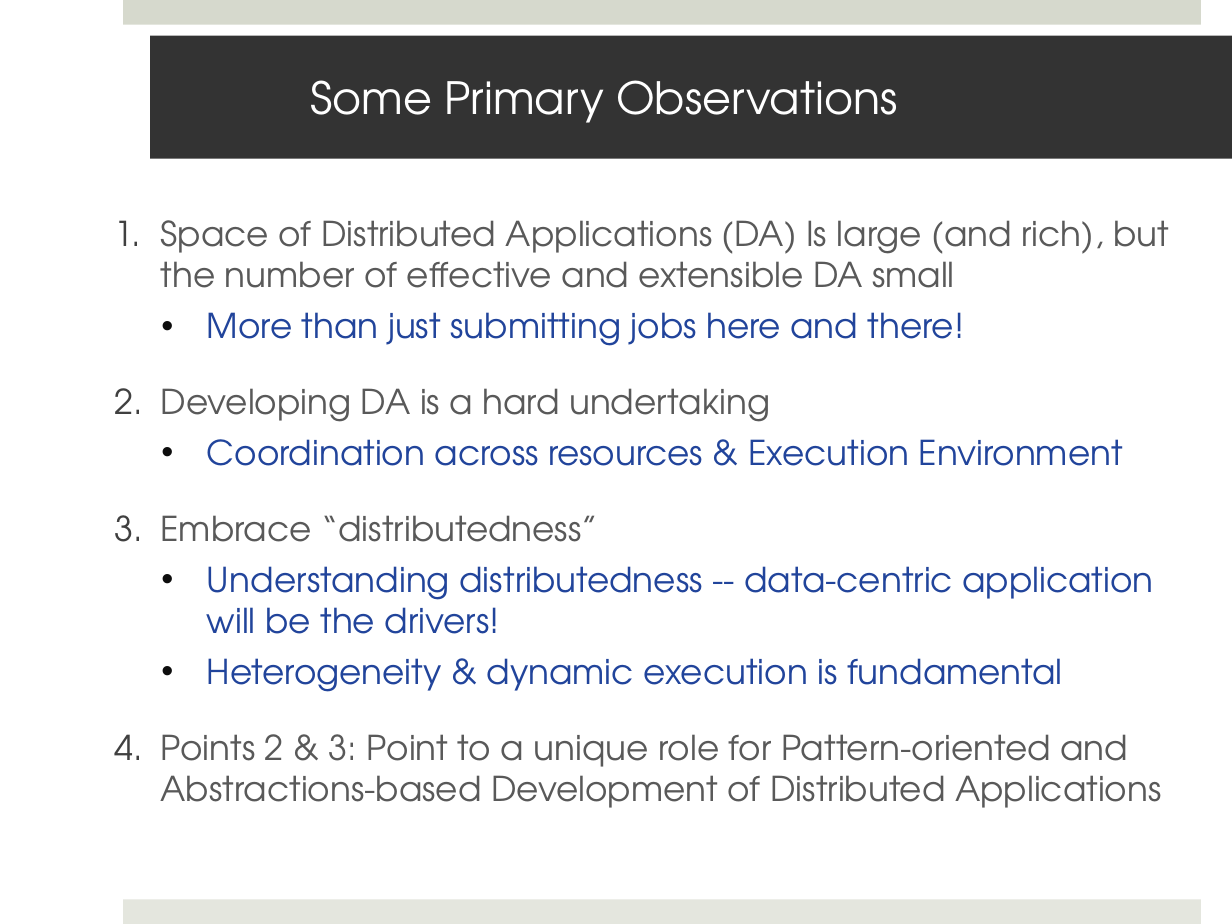
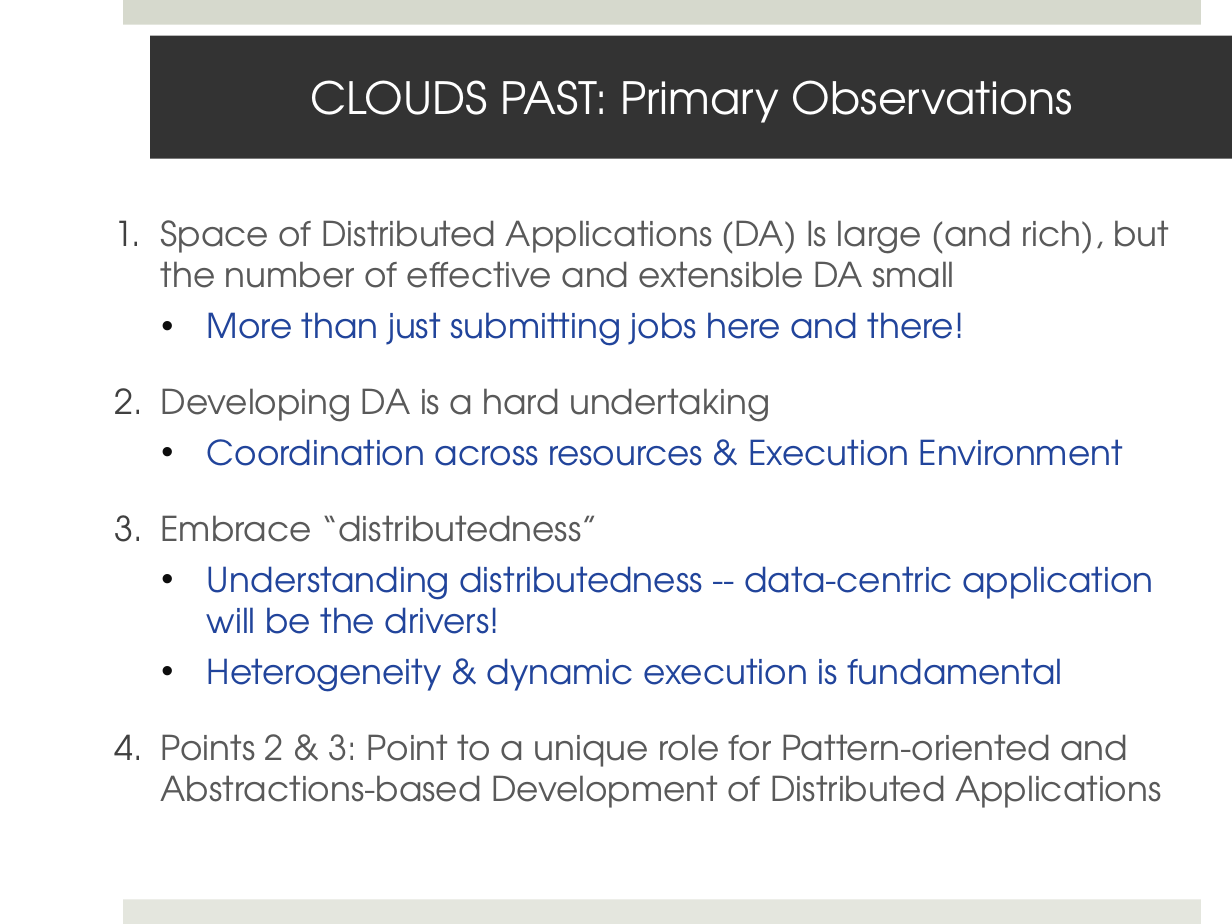
Before and after one commit to saga-project/saga-cpp-legacy-projects, a slide deck: slide 3 of saga-talks/abstractions_for_ls-microsoft.pptx. Drawn at 1232x924 pixels with LibreOffice and Linux fonts; fonts in the diff are those of the drawing; background and template pictures are left out. Boxes give left, top, right and bottom in pixels: in the first picture for what was removed or moved away, otherwise in the second. Text is boxed around its words. In the diff, an @@ line names an element or a change of style, - is before the commit and + after.

```diff
--- a/saga-talks/abstractions_for_ls-microsoft.pptx
+++ b/saga-talks/abstractions_for_ls-microsoft.pptx
@@ title at (310, 80, 1073, 123): text changed @@
-Some Primary Observations
+CLOUDS PAST: Primary Observations
```
Also in this commit, not shown: 7 other slides changed.
